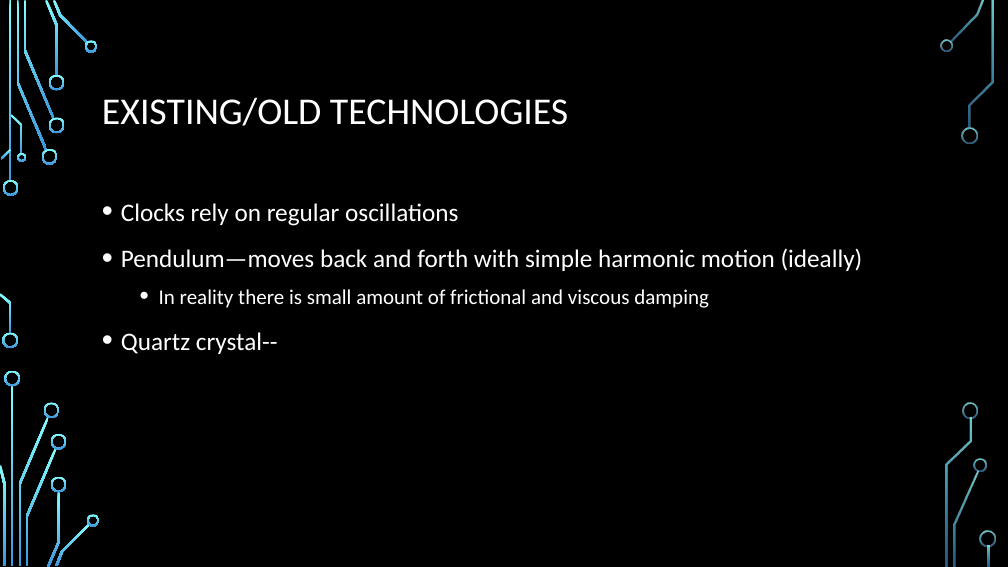
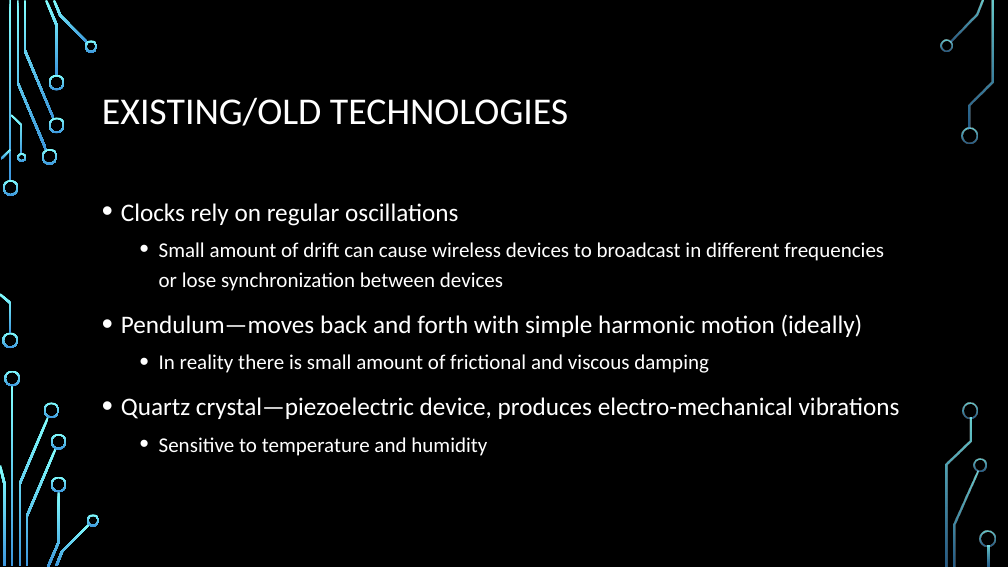
Before and after one commit to jwknaup/Junior, a slide deck: slide 11 of PHY 252/Applications of Quantum Physics in Electronics.pptx. Drawn at 1008x567 pixels with LibreOffice and Linux fonts; fonts in the diff are those of the drawing; background and template pictures are left out. Boxes give left, top, right and bottom in pixels: in the first picture for what was removed or moved away, otherwise in the second. Text is boxed around its words. In the diff, an @@ line names an element or a change of style, - is before the commit and + after.

```diff
--- a/PHY 252/Applications of Quantum Physics in Electronics.pptx
+++ b/PHY 252/Applications of Quantum Physics in Electronics.pptx
@@ text at [159,242,884,291]: paragraph added @@
+  • Small amount of drift can cause wireless devices to broadcast in different frequencies or lose synchronization between devices
@@ text at [121,397,900,456]: text changed @@
-• Quartz crystal--
+• Quartz crystal—piezoelectric device, produces electro-mechanical vibrations
+  • Sensitive to temperature and humidity
```
Also in this commit, not shown: 3 other slides changed, 42 other files.
